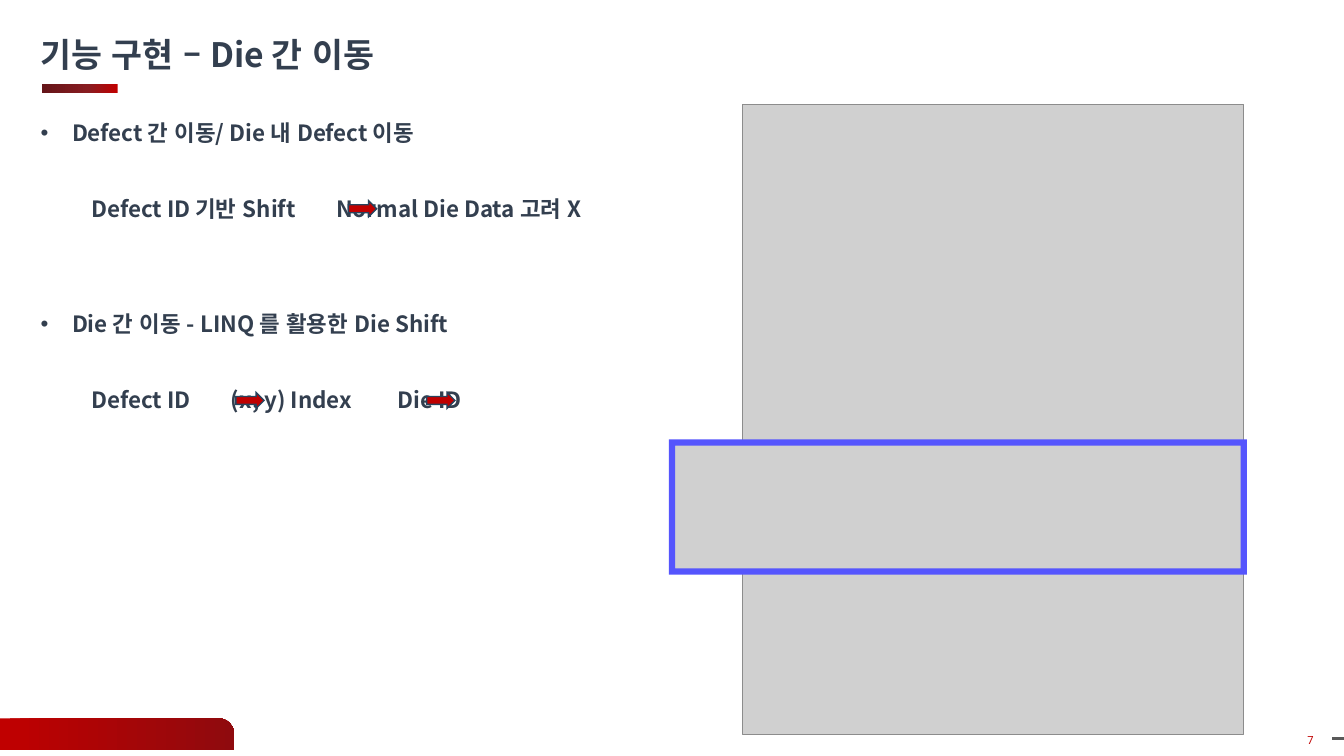
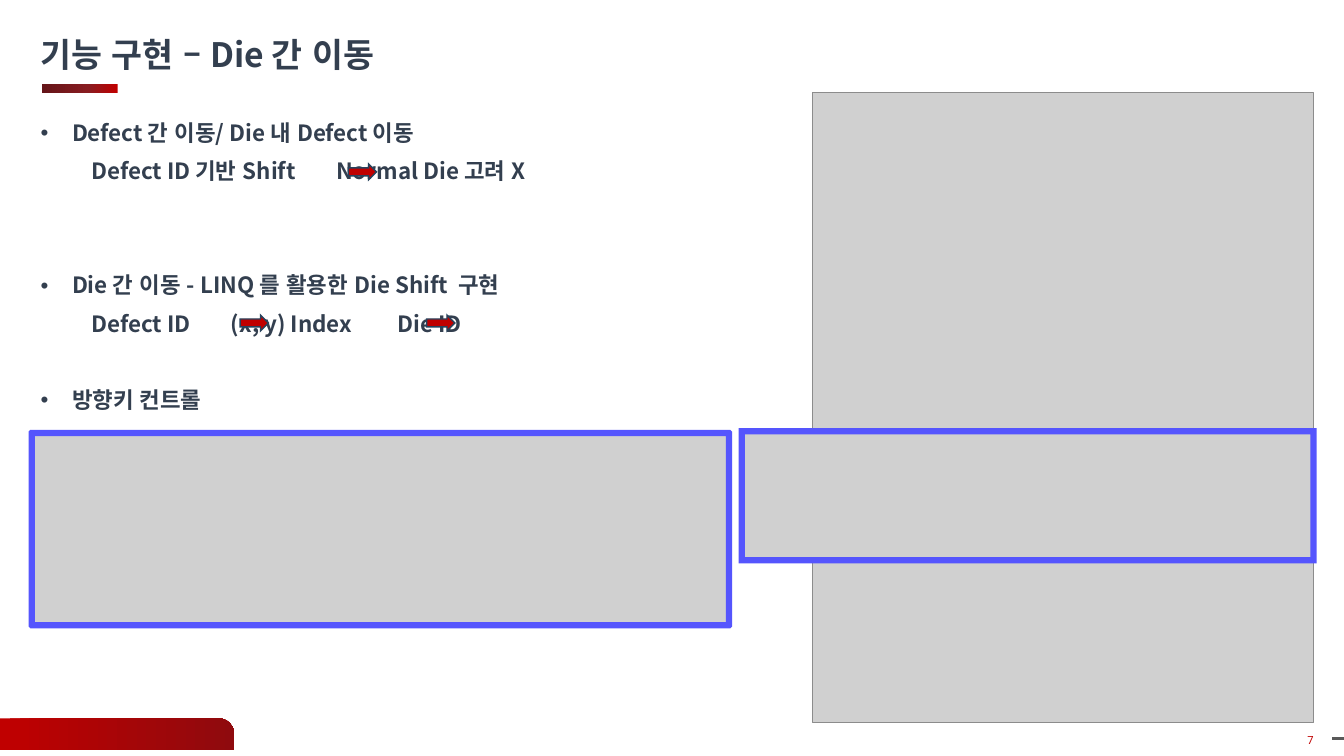
Before and after one commit to gyoon88/KlarfViewer, a slide deck: slide 7 of Docs/12주차_과제_발표_안광윤.pptx. Drawn at 1344x756 pixels with LibreOffice and Linux fonts; fonts in the diff are those of the drawing; grey boxes stand for pictures; background and template pictures are left out. Boxes give left, top, right and bottom in pixels: in the first picture for what was removed or moved away, otherwise in the second. Text is boxed around its words. In the diff, an @@ line names an element or a change of style, - is before the commit and + after.

```diff
--- a/Docs/12주차_과제_발표_안광윤.pptx
+++ b/Docs/12주차_과제_발표_안광윤.pptx
@@ text at (x1=72, y1=160, x2=499, y2=299): text changed @@
-Defect ID 기반 Shift Normal Die Data 고려 X
-• Die 간 이동 - LINQ 를 활용한 Die Shift
+Defect ID 기반 Shift Normal Die 고려 X
+• Die 간 이동 - LINQ 를 활용한 Die Shift 구현
@@ right arrow moved from (x1=349, y1=201, x2=377, y2=217) to (x1=349, y1=164, x2=377, y2=180) @@
@@ right arrow moved from (x1=236, y1=392, x2=264, y2=408) to (x1=240, y1=316, x2=268, y2=332) @@
@@ right arrow moved from (x1=426, y1=392, x2=455, y2=408) to (x1=426, y1=316, x2=455, y2=332) @@
@@ text at (x1=72, y1=389, x2=202, y2=410): paragraph added @@
+• 방향키 컨트롤
@@ picture added at (x1=31, y1=434, x2=729, y2=626) @@
@@ rounded rectangle added at (x1=31, y1=434, x2=729, y2=626), outline #5555FD 4.5 pt @@
@@ 2 pictures, 1 rounded rectangle moved together from (x1=673, y1=104, x2=1244, y2=734) to (x1=742, y1=93, x2=1314, y2=723) @@
```
Also in this commit, not shown: 4 other slides changed, 2 slides removed, 3 other files.
